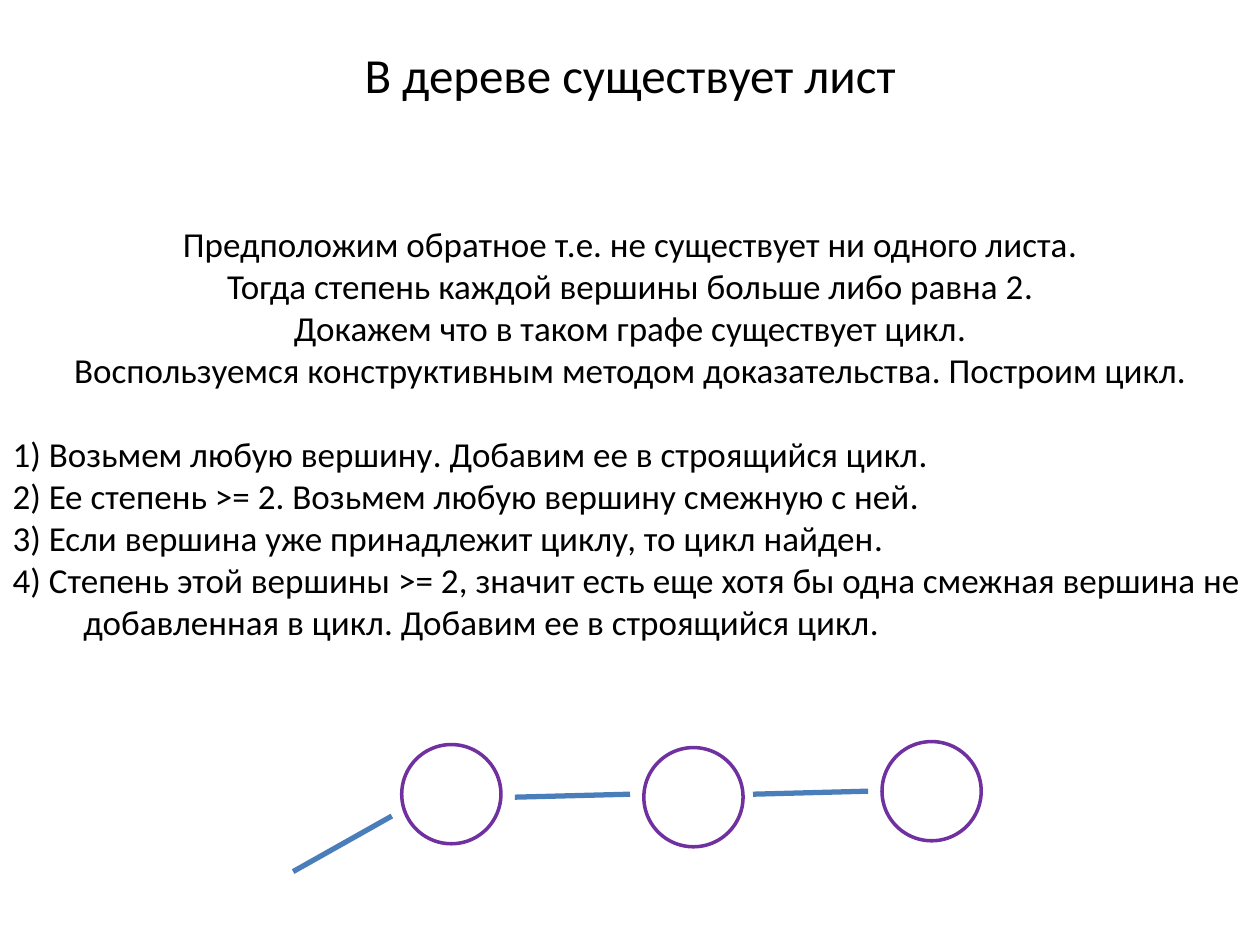
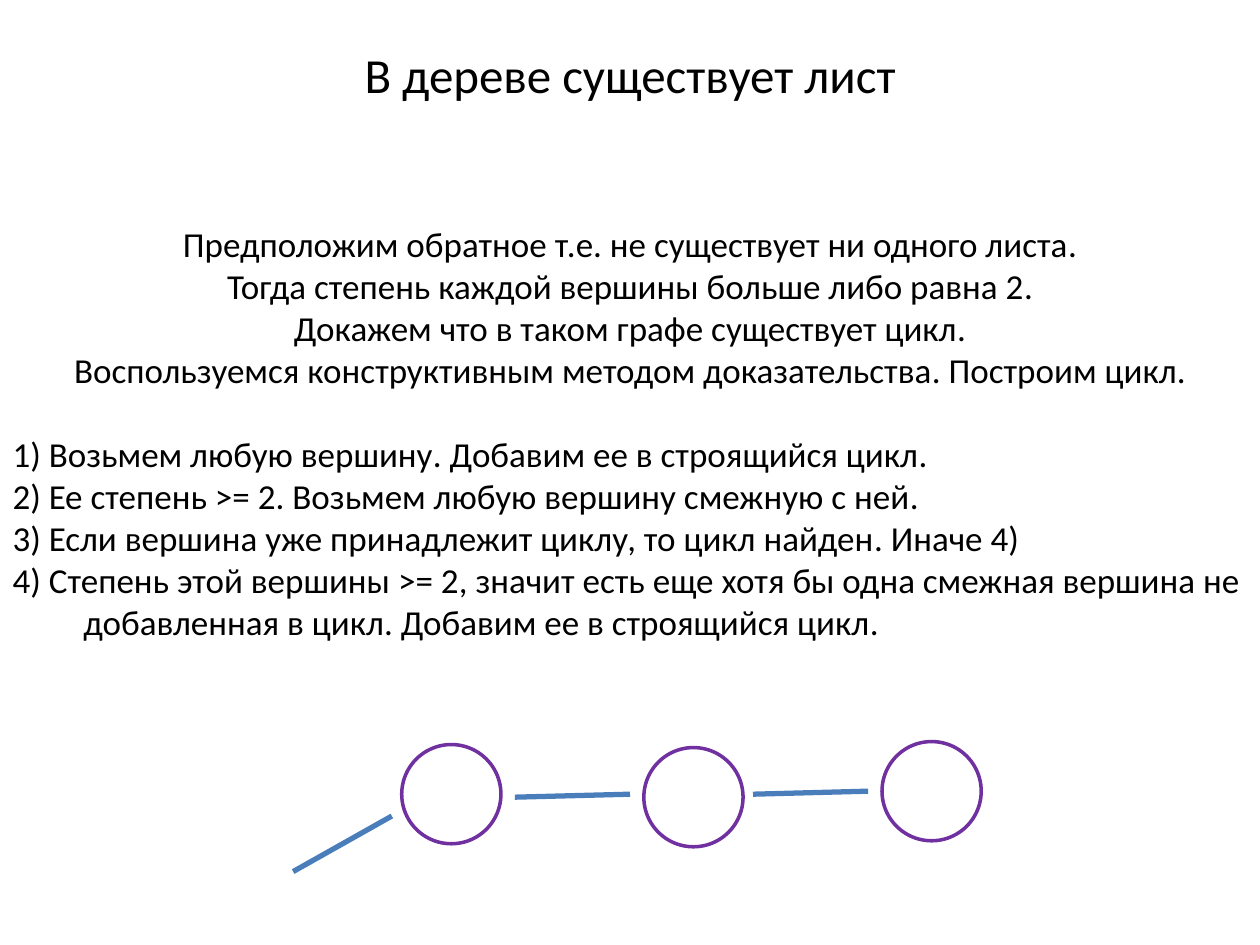
Before and after one commit to SteinbergOB/ANG, a slide deck: slide 85 of Презентации/Лекция 0.pptx (slide 87 before the commit). Drawn at 1260x945 pixels with LibreOffice and Linux fonts; fonts in the diff are those of the drawing. Boxes give left, top, right and bottom in pixels: in the first picture for what was removed or moved away, otherwise in the second. Text is boxed around its words. In the diff, an @@ line names an element or a change of style, - is before the commit and + after.

```diff
--- a/Презентации/Лекция 0.pptx
+++ b/Презентации/Лекция 0.pptx
@@ text at [13, 525, 1019, 557]: text changed @@
-3) Если вершина уже принадлежит циклу, то цикл найден.
+3) Если вершина уже принадлежит циклу, то цикл найден. Иначе 4)
```
Also in this commit, not shown: 19 other slides changed, 2 slides removed.
